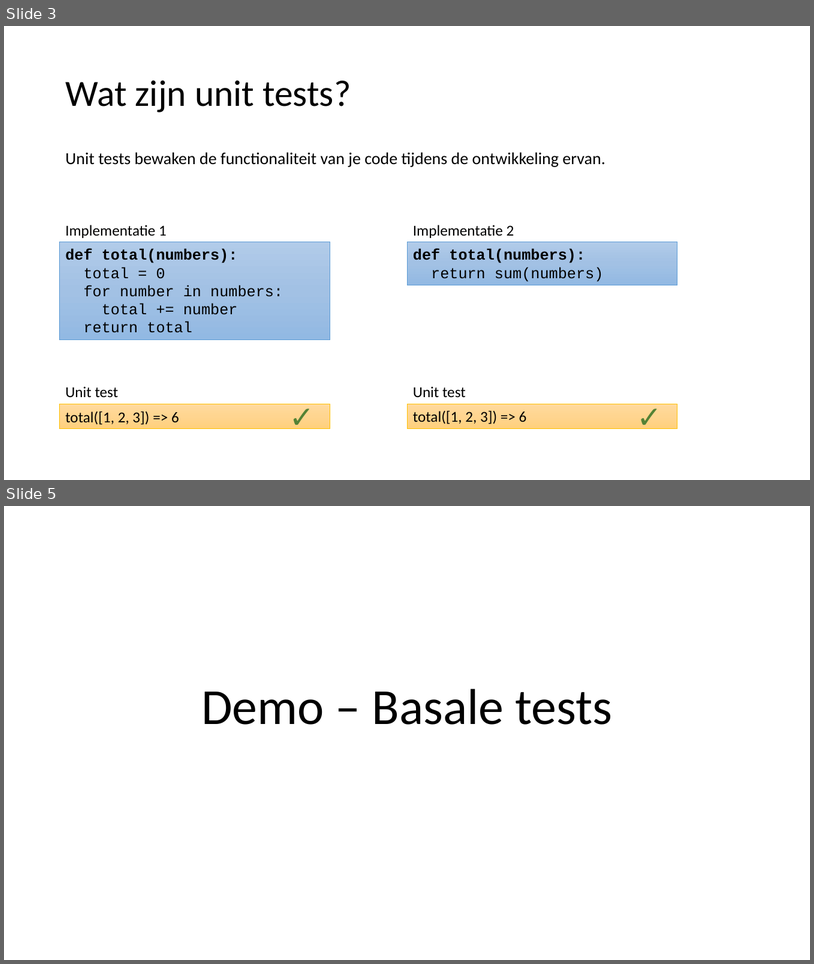
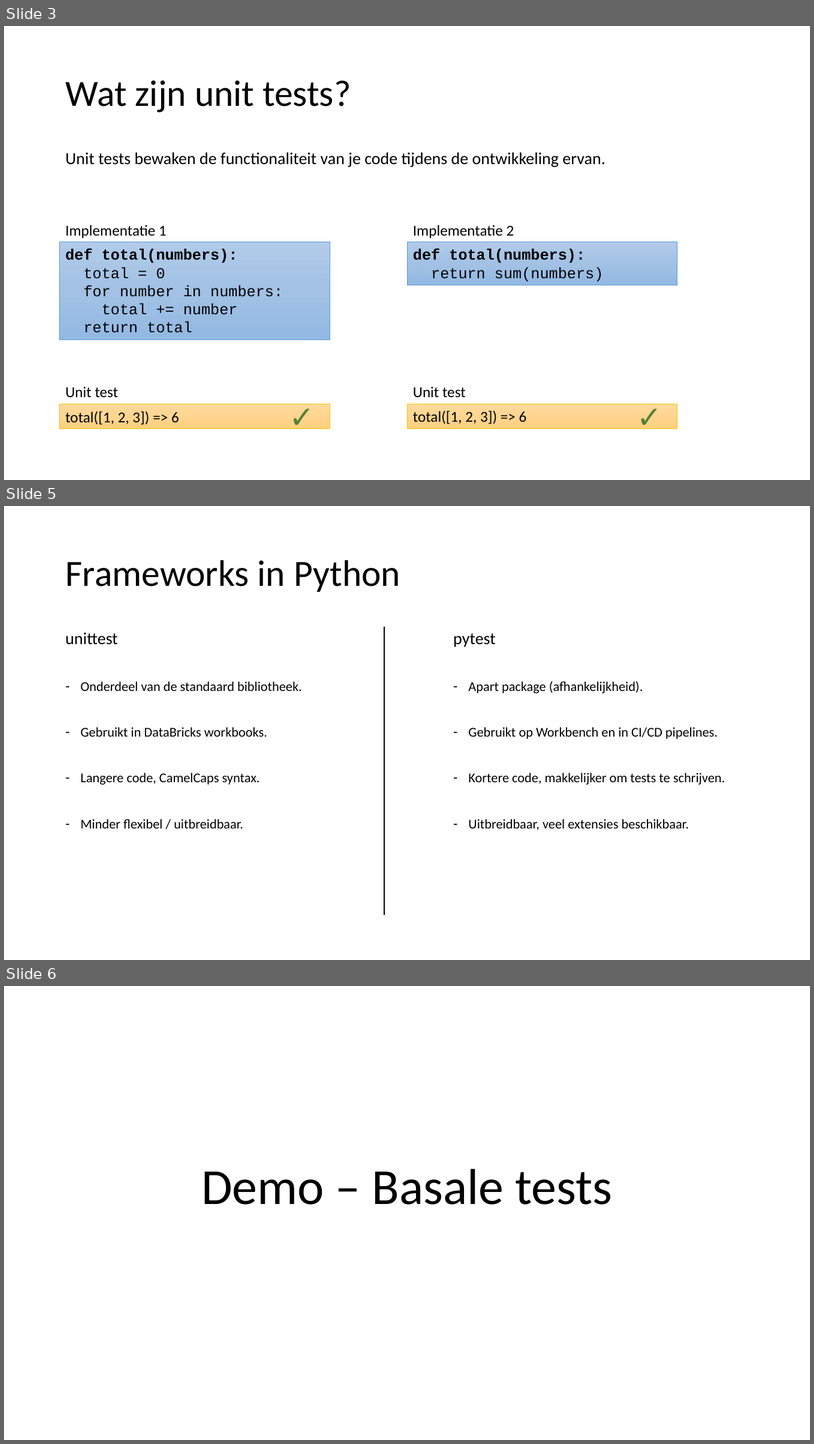
Before and after one commit to LFKoning/knowledge-sharing, a slide deck: unit_tests/kennissessie_unit_testing.pptx. Shown one above the other, each under a label of ours: slides 3 and 5 before the commit, slides 3, 5 and 6 after it; the slides between them are not shown. The pictures are 814x964 and 814x1444 pixels, drawn with LibreOffice and Linux fonts; fonts in the diff are those of the drawing. Boxes give left, top, right and bottom in pixels: in the first picture for what was removed or moved away, otherwise in the second. Text is boxed around its words. In the diff, an @@ line names an element or a change of style, - is before the commit and + after.

Commit message:
Update python engineers

```diff
--- a/unit_tests/kennissessie_unit_testing.pptx
+++ b/unit_tests/kennissessie_unit_testing.pptx
@@ slide 5 added at box(4, 506, 810, 960), background #FFFFFF @@
@@ title added at box(65, 560, 401, 592), 44 pt, text #000000 @@
+Frameworks in Python
@@ line added from (384, 627) to (384, 915), #000000 1 pt @@
@@ text added at box(65, 632, 302, 828), 16 pt, text #000000 @@
+unittest
+– Onderdeel van de standaard bibliotheek.
+– Gebruikt in DataBricks workbooks.
+– Langere code, CamelCaps syntax.
+– Minder flexibel / uitbreidbaar.
@@ text added at box(453, 633, 725, 830), 16 pt, text #000000 @@
+pytest
+– Apart package (afhankelijkheid).
+– Gebruikt op Workbench en in CI/CD pipelines.
+– Kortere code, makkelijker om tests te schrijven.
+– Uitbreidbaar, veel extensies beschikbaar.
@@ what was slide 5 is now slide 6 @@
```
Also in this commit, not shown: 7 slides changed, 1 other slide added, 17 other files.
